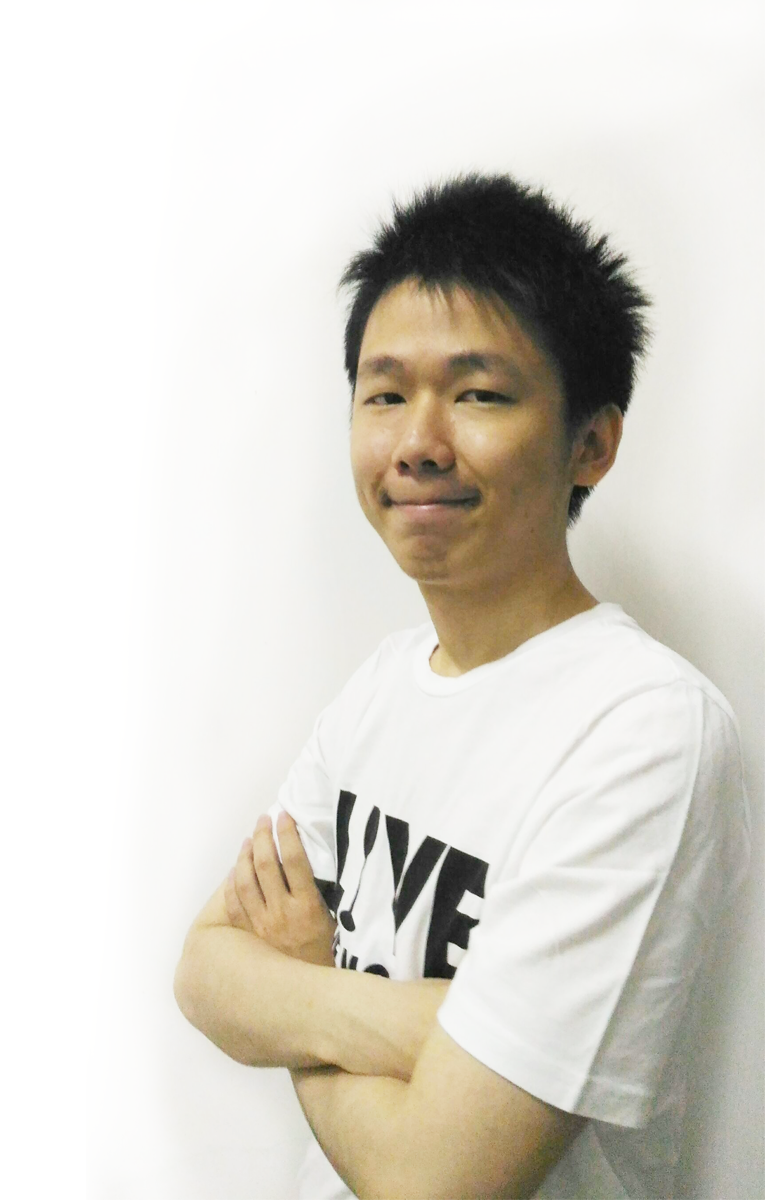
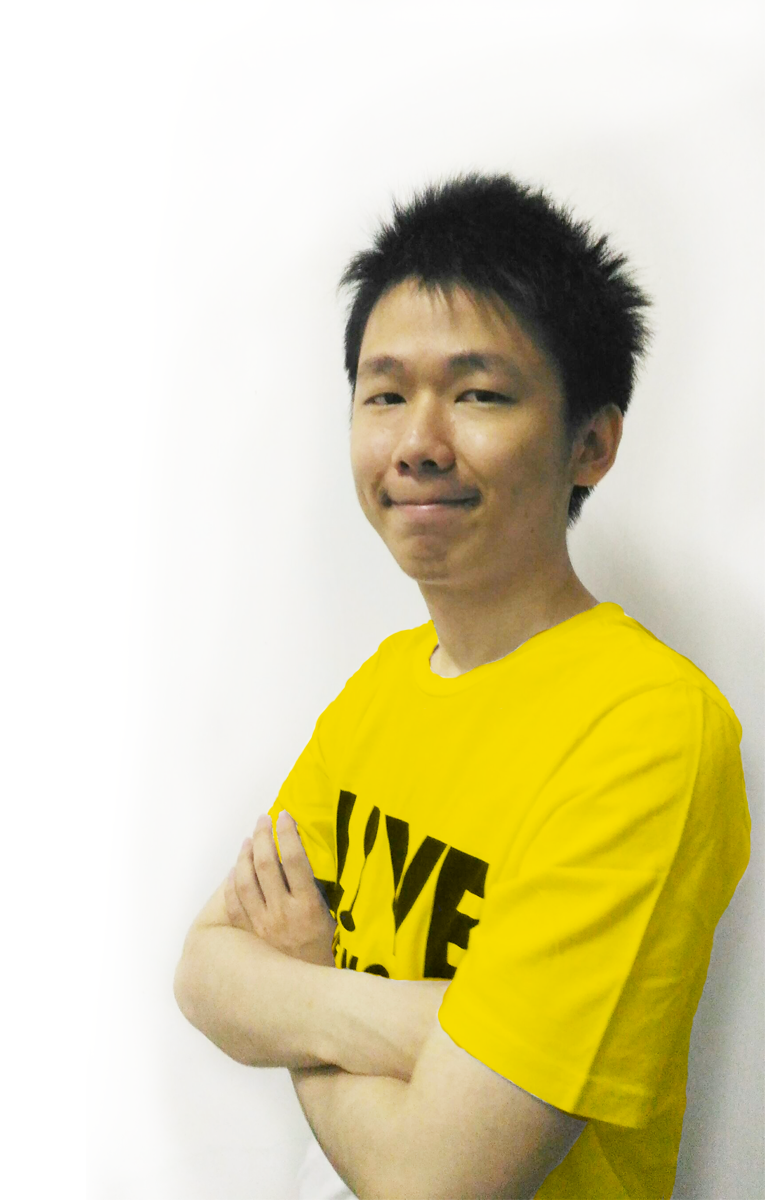
Comparing the layer stacks of the two 765 x 1200 images. Changes:
added layer "Layer 3" (multiply) above "Layer 2" over [267,601,752,1200]
